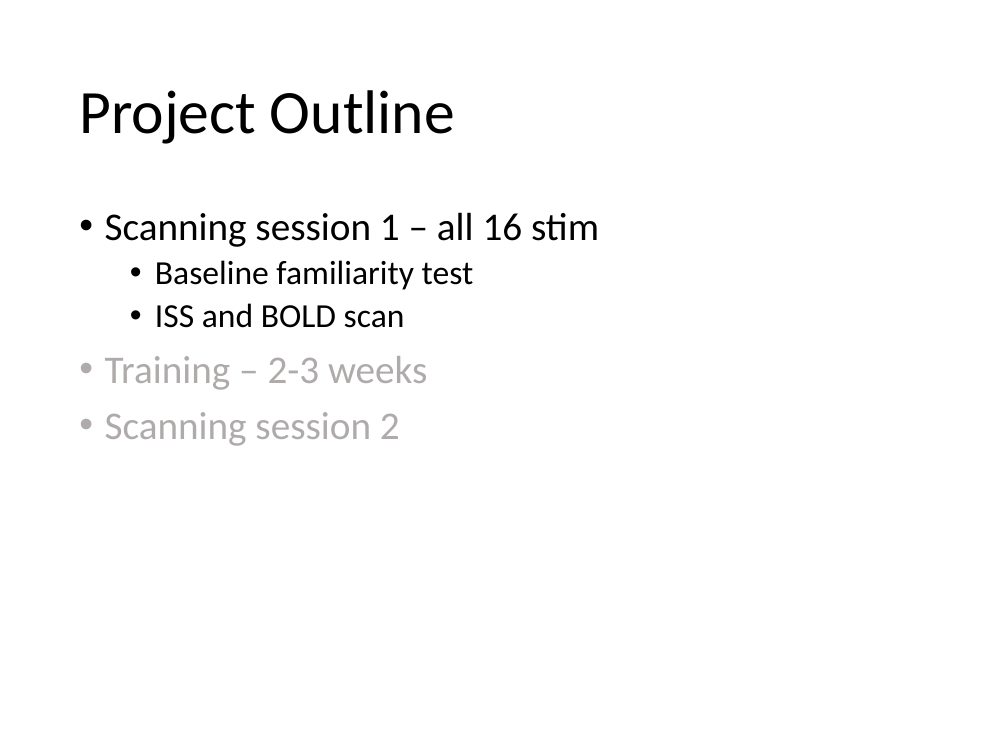
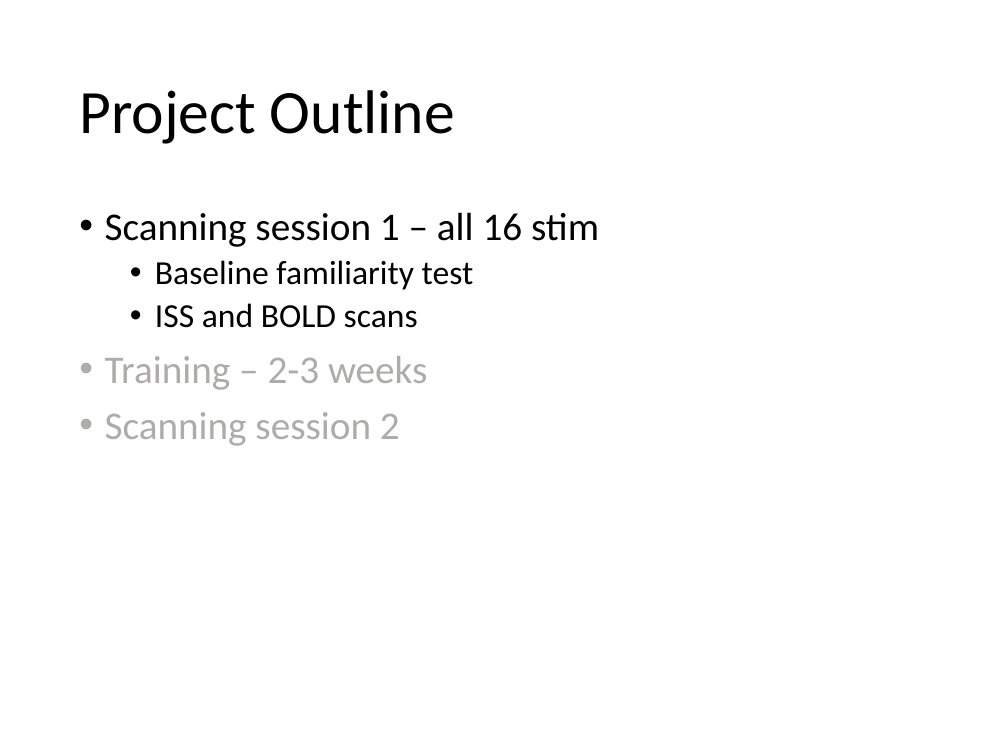
Before and after one commit to asternin/PhDProject, a slide deck: slide 12 of Meetings/2017.05.10-Grahn+KohlerPresentation.pptx. Drawn at 1008x756 pixels with LibreOffice and Linux fonts; fonts in the diff are those of the drawing. Boxes give left, top, right and bottom in pixels: in the first picture for what was removed or moved away, otherwise in the second. Text is boxed around its words. In the diff, an @@ line names an element or a change of style, - is before the commit and + after.

```diff
--- a/Meetings/2017.05.10-Grahn+KohlerPresentation.pptx
+++ b/Meetings/2017.05.10-Grahn+KohlerPresentation.pptx
@@ text at (155,303,418,328): text changed @@
-  • ISS and BOLD scan
+  • ISS and BOLD scans
```
Also in this commit, not shown: 8 other slides changed, 15 other files.
